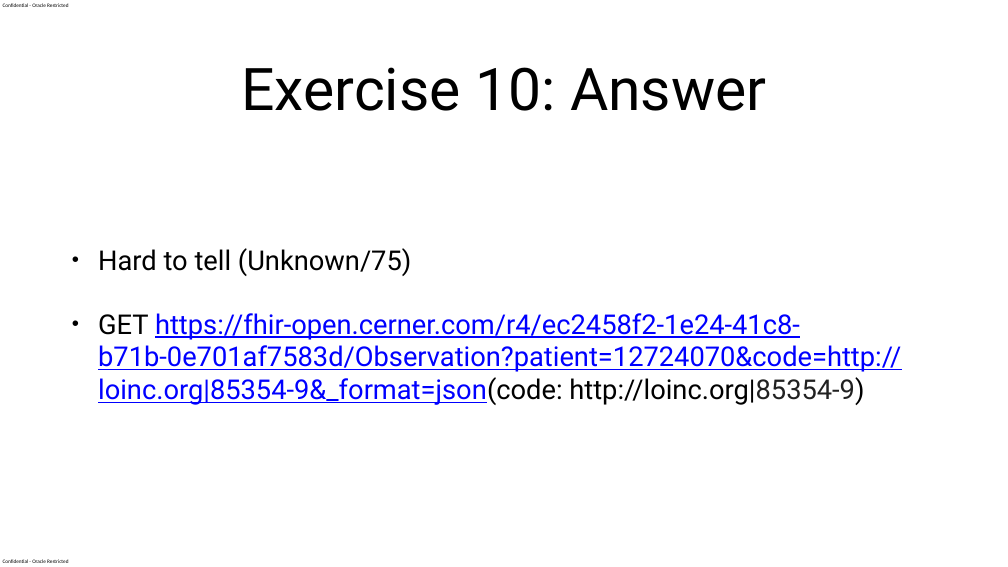
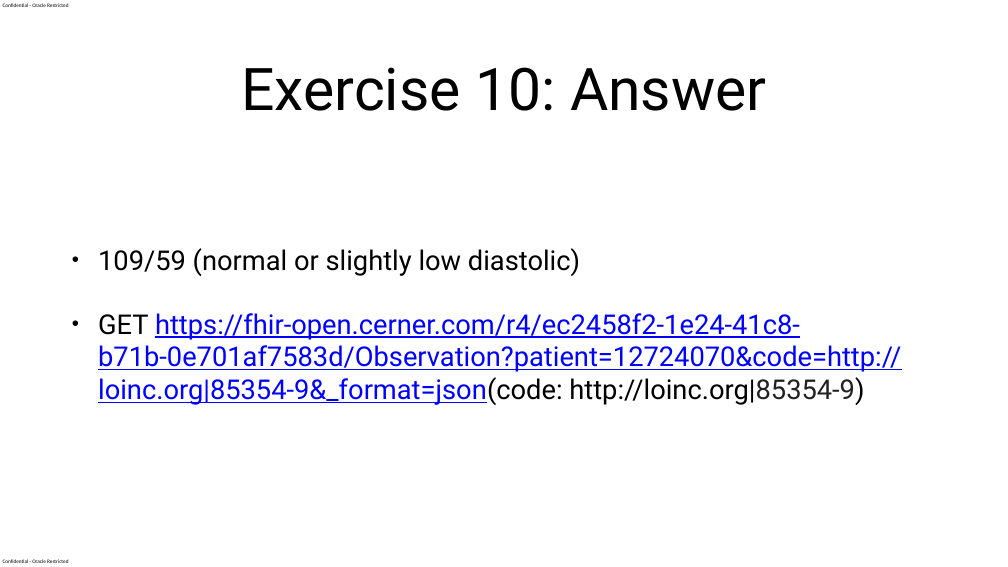
Before and after one commit to BH018364/SMART-on-FHIR-Training, a slide deck: slide 98 of IgniteFHIRCombinedTraining.pptx. Drawn at 1008x567 pixels with LibreOffice and Linux fonts; fonts in the diff are those of the drawing. Boxes give left, top, right and bottom in pixels: in the first picture for what was removed or moved away, otherwise in the second. Text is boxed around its words. In the diff, an @@ line names an element or a change of style, - is before the commit and + after.

```diff
--- a/IgniteFHIRCombinedTraining.pptx
+++ b/IgniteFHIRCombinedTraining.pptx
@@ text at box(98, 248, 580, 276): text changed @@
-• Hard to tell (Unknown/75)
+• 109/59 (normal or slightly low diastolic)
```
Also in this commit, not shown: 4 other slides changed, 2 other files.
